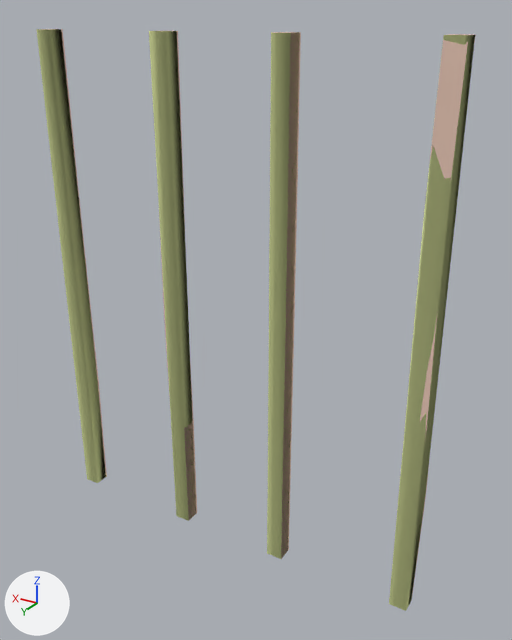
One commit to the Blender file src/props_farm/wood_framing001a.blend: the scene before it, then after it.
Both versions are drawn from a 50 mm camera at (-163.0, 242.0, 246.0) aimed at (-11.0, -10.0, 120.0). Lighting does not change. The marker at lower left points along +X, +Y and +Z.

In view in the first picture: 'wood_framing001a_physics', 'wood_framing001a_reference'.
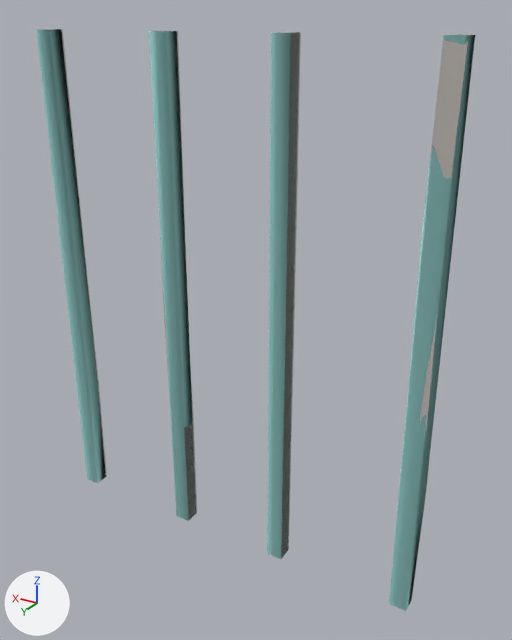
Changed parts and their boxes [x1, y1, x2, y2] in the pictures (512 x 640 px):
'wood_framing001a_physics', recoloured (yellow to cyan)
    both: [36, 29, 475, 611]
'wood_framing001a_reference', recoloured (beige to grey)
    both: [46, 29, 476, 594]

The change, as a diff of the scene's bpy script:
```diff
--- a/src/props_farm/wood_framing001a.blend.py
+++ b/src/props_farm/wood_framing001a.blend.py
@@ mat_wood_beam01 @@
 mat_wood_beam01 = diffuse_material('wood_beam01')
-mat_wood_beam01.base_color = (0.812, 0.579, 0.473)  # beige #e9c8b7
+mat_wood_beam01.base_color = (0.501, 0.468, 0.436)  # grey #bcb6b0
@@ mat_phy @@
 mat_phy = diffuse_material('  phy')
-mat_phy.base_color = (0.817, 0.888, 0.403)  # yellow #e9f2aa
+mat_phy.base_color = (0.464, 0.935, 0.91)  # cyan #b5f8f5
```
